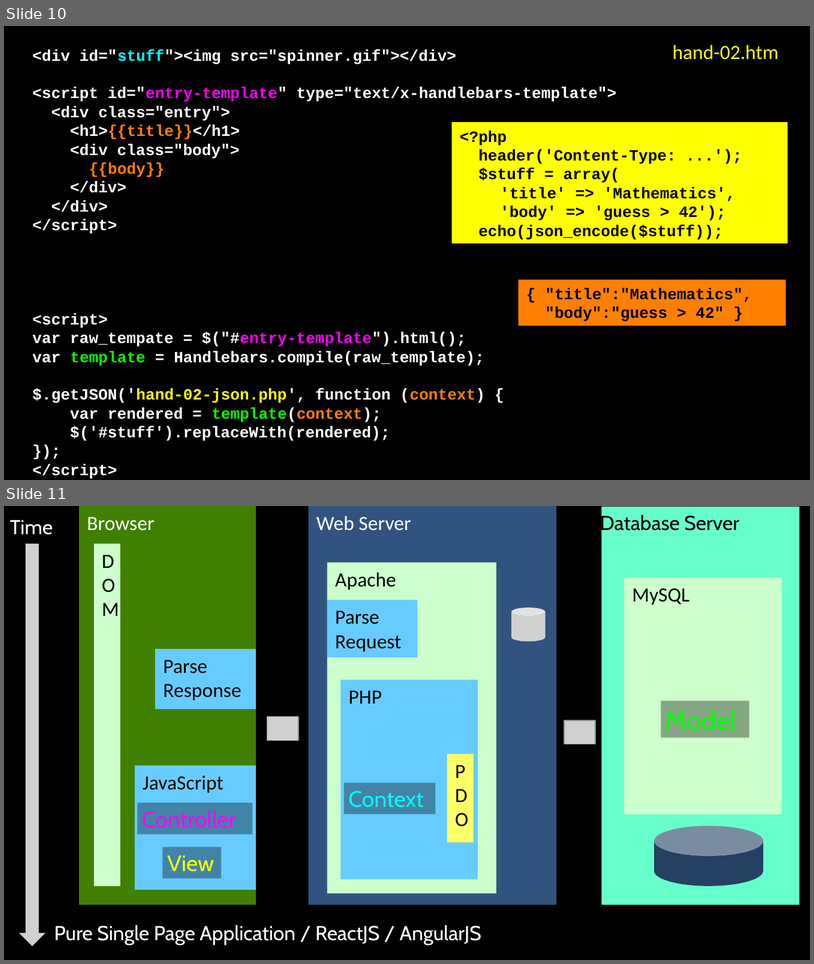
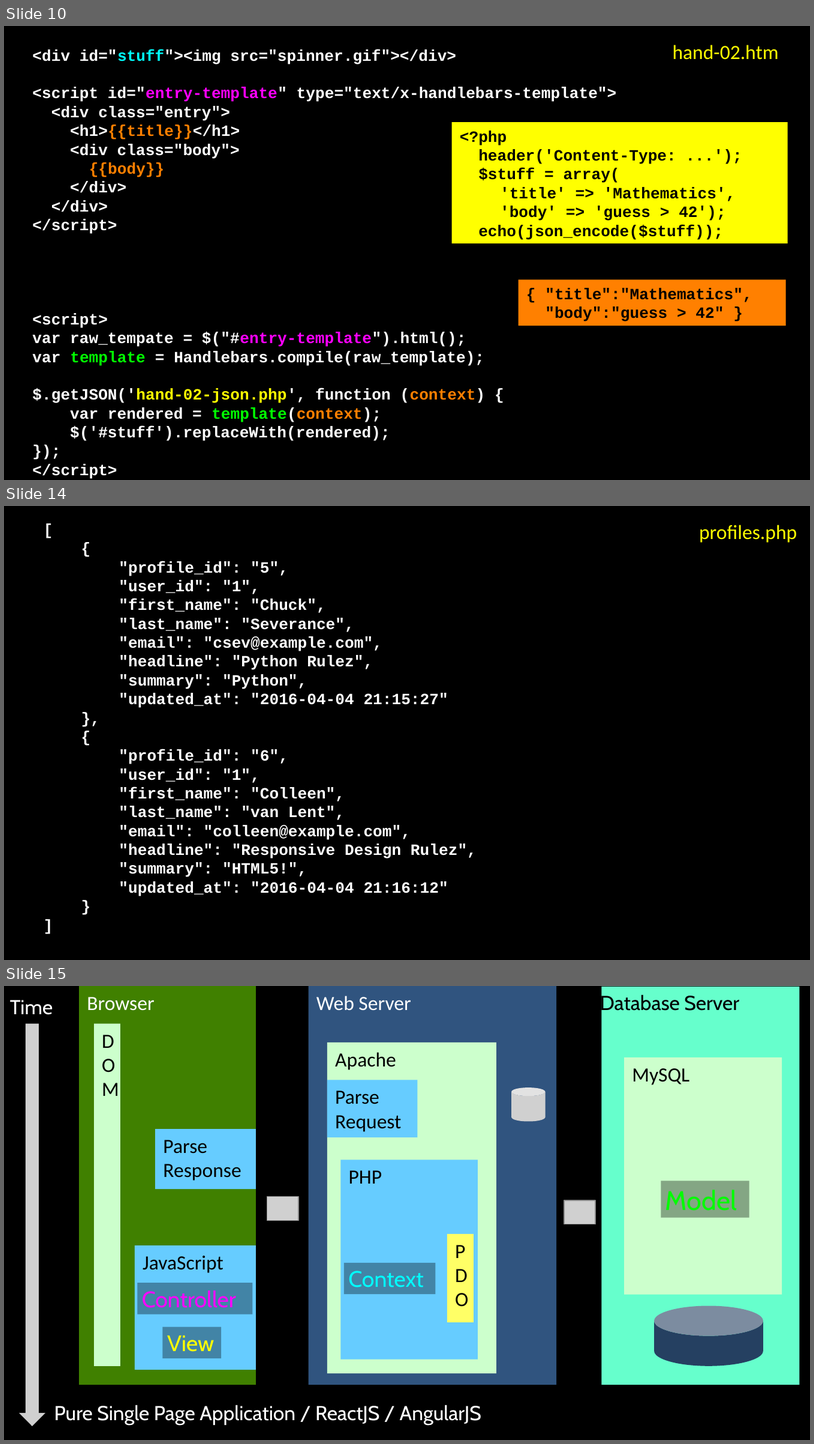
Before and after one commit to csev/wa4e, a slide deck: lectures/JS-05-Handlebars.ppt. Shown one above the other, each under a label of ours: slides 10 and 11 before the commit, slides 10, 14 and 15 after it; the slides between them are not shown. The pictures are 814x964 and 814x1444 pixels, drawn with LibreOffice and Linux fonts; fonts in the diff are those of the drawing; grey boxes stand for pictures. Boxes give left, top, right and bottom in pixels: in the first picture for what was removed or moved away, otherwise in the second. Text is boxed around its words. In the diff, an @@ line names an element or a change of style, - is before the commit and + after.

```diff
--- a/lectures/JS-05-Handlebars.ppt
+++ b/lectures/JS-05-Handlebars.ppt
@@ slide 14 added at [4, 506, 810, 960], background #000000 @@
@@ text added at [699, 525, 797, 543], 18 pt, text #FFFF00 @@
+profiles.php
@@ text added at [119, 561, 477, 896], 14 pt, text #FFFFFF, bold @@
+[
+{
+"profile_id": "5",
+"user_id": "1",
+"first_name": "Chuck",
+"last_name": "Severance",
+"email": "csev@example.com",
+"headline": "Python Rulez",
+"summary": "Python",
+"updated_at": "2016-04-04 21:15:27"
+},
+{
+"profile_id": "6",
+"user_id": "1",
+"first_name": "Colleen",
+"last_name": "van Lent",
+"email": "colleen@example.com",
+"headline": "Responsive Design Rulez",
+"summary": "HTML5!",
+"updated_at": "2016-04-04 21:16:12"
+}
+]
@@ what was slide 11 is now slide 15 @@
```
Also in this commit, not shown: 1 slide changed, 4 other slides added.
